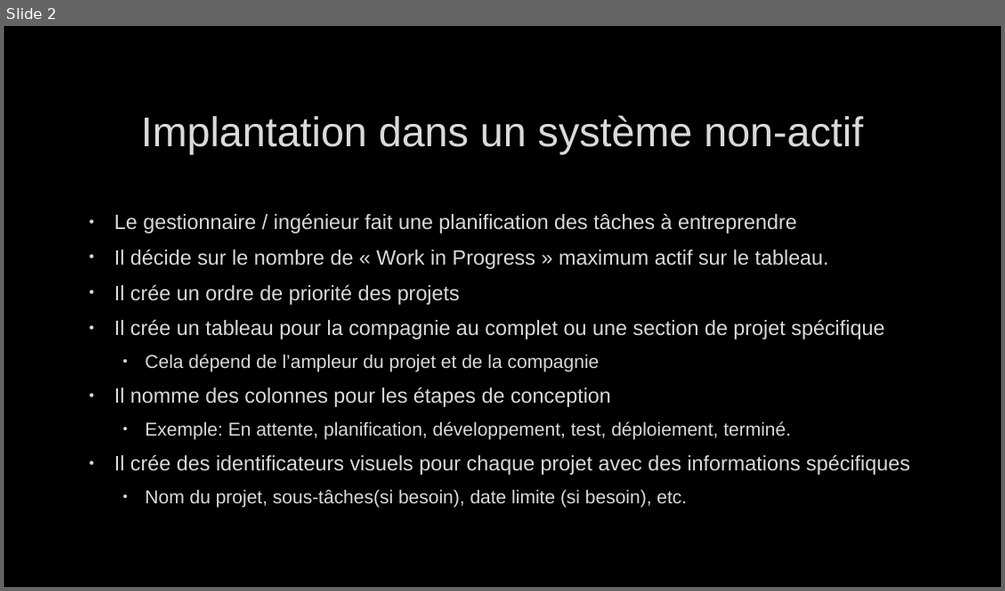
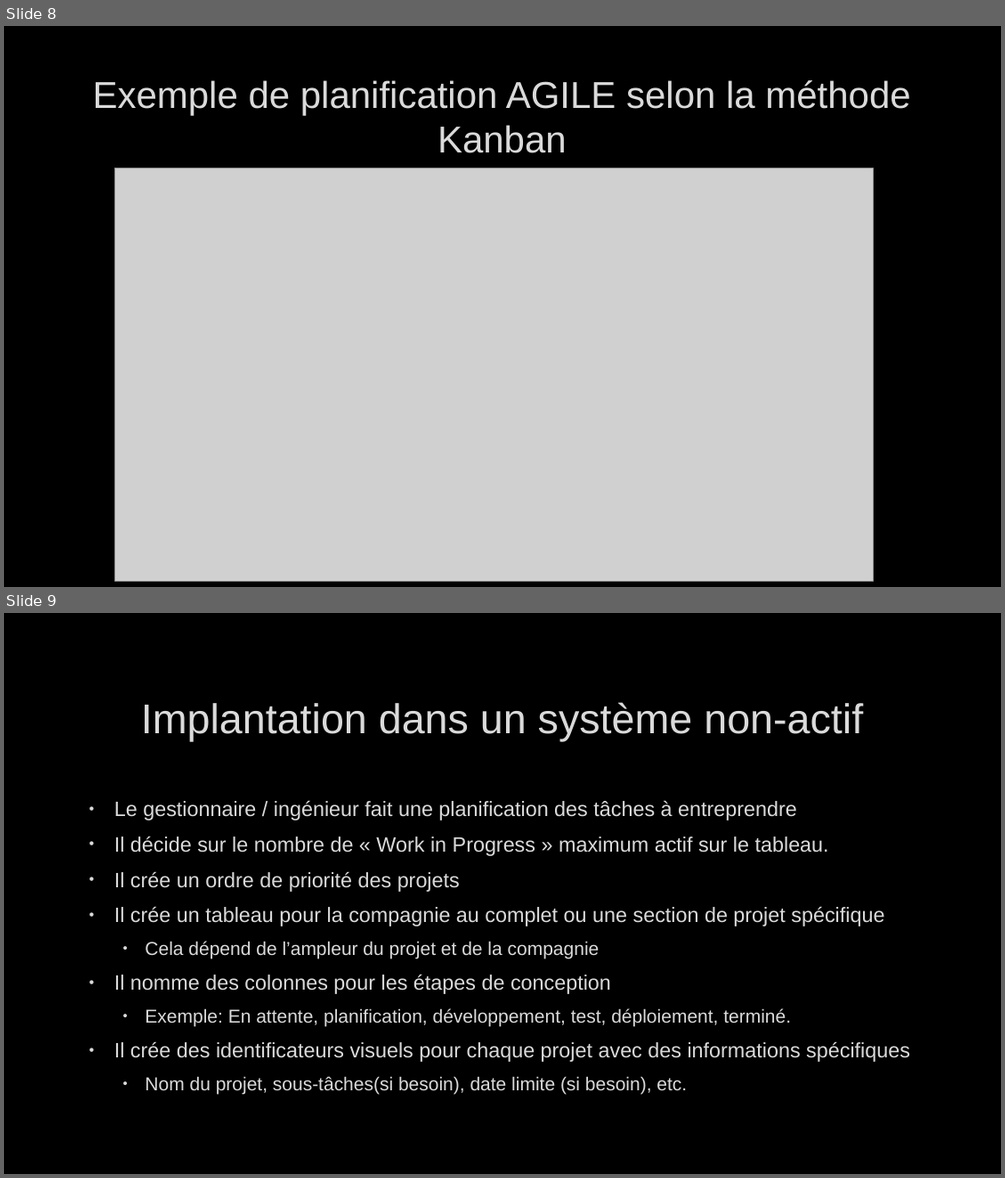
Before and after one commit to joyaAmora/Analyse_relationnelle, a slide deck: PP-DAVE.pptx. Shown one above the other, each under a label of ours: slide 2 before the commit, slides 8 and 9 after it. The pictures are 1005x591 and 1005x1178 pixels, drawn with LibreOffice and Linux fonts; fonts in the diff are those of the drawing; grey boxes stand for pictures; background and template pictures are left out. Boxes give left, top, right and bottom in pixels: in the first picture for what was removed or moved away, otherwise in the second. Text is boxed around its words. In the diff, an @@ line names an element or a change of style, - is before the commit and + after.

```diff
--- a/PP-DAVE.pptx
+++ b/PP-DAVE.pptx
@@ slide 8 added at <box>4,26,1001,587</box>, background picture (left out) @@
@@ title added at <box>93,80,910,153</box>, 36 pt, text #DADADA @@
+Exemple de planification AGILE selon la méthode Kanban
@@ picture added at <box>115,168,874,580</box> @@
@@ what was slide 2 is now slide 9 @@
```
Also in this commit, not shown: 6 other slides added.
